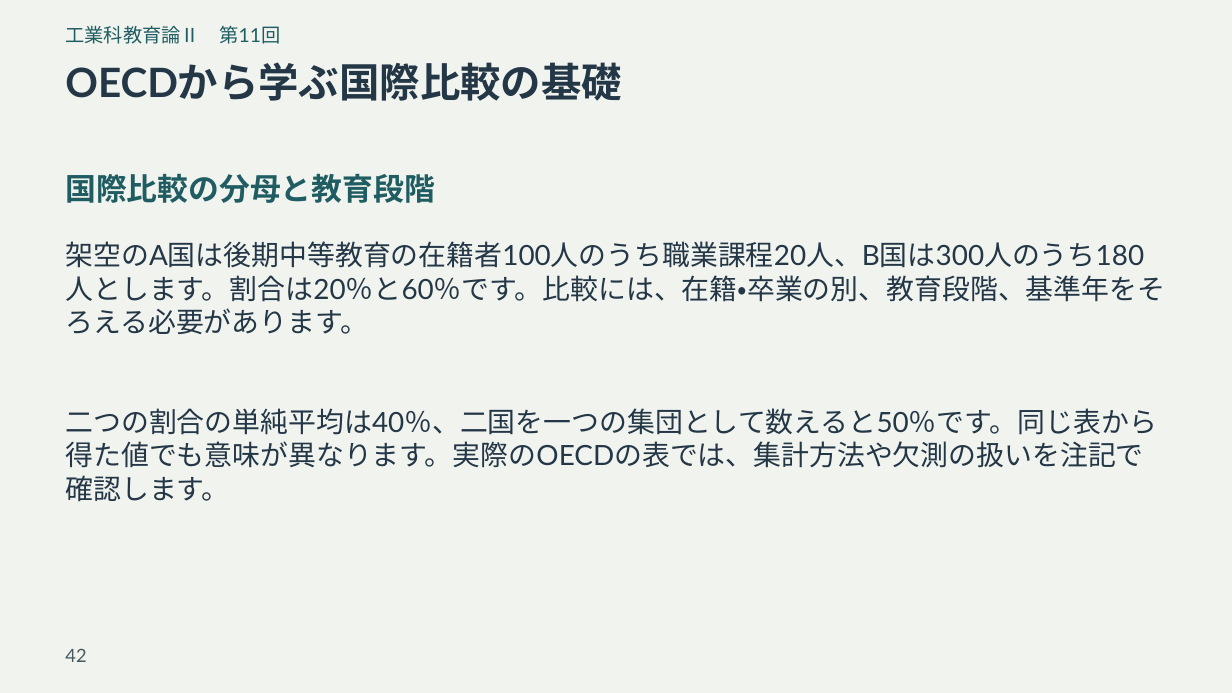
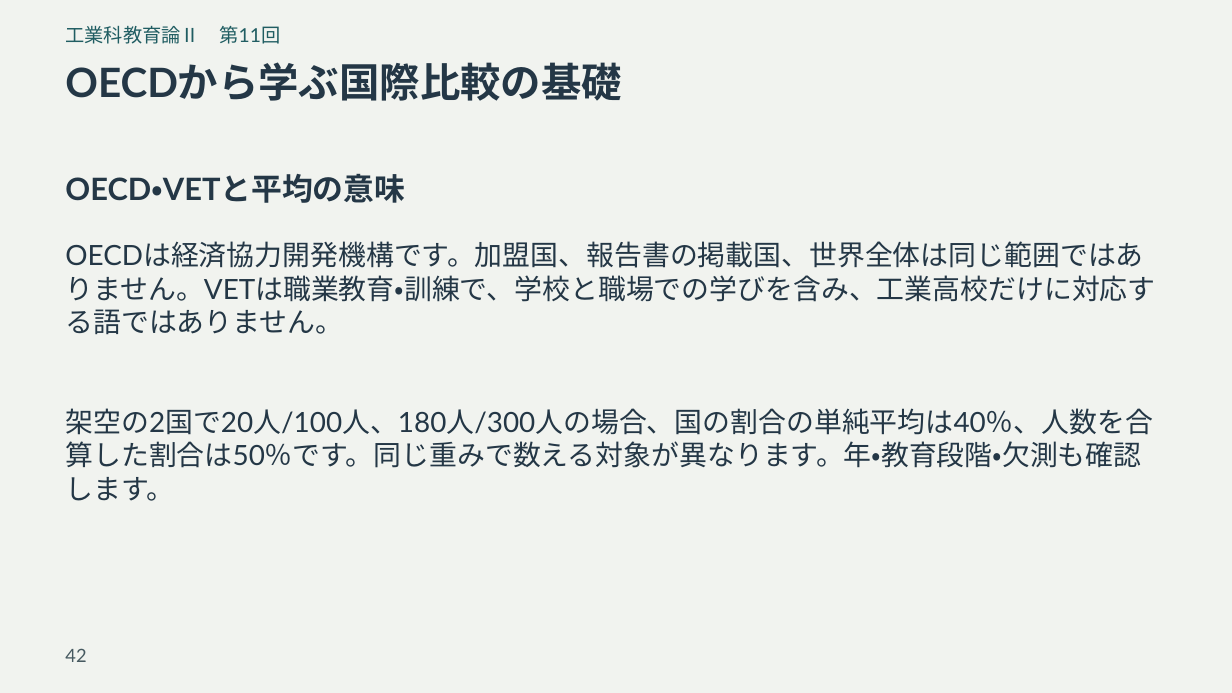
Before and after one commit to zooc-14calbp/industrial-education-ii, a slide deck: slide 42 of reorganized/20261105/expanded/slides.pptx. Drawn at 1232x693 pixels with LibreOffice and Linux fonts; fonts in the diff are those of the drawing. Boxes give left, top, right and bottom in pixels: in the first picture for what was removed or moved away, otherwise in the second. Text is boxed around its words. In the diff, an @@ line names an element or a change of style, - is before the commit and + after.

```diff
--- a/reorganized/20261105/expanded/slides.pptx
+++ b/reorganized/20261105/expanded/slides.pptx
@@ text at bbox=[65, 174, 405, 203]: text changed; text colour #205D62 to #243746 @@
-国際比較の分母と教育段階
+OECD・VETと平均の意味
@@ text at bbox=[65, 241, 1155, 335]: text changed @@
-架空のA国は後期中等教育の在籍者100人のうち職業課程20人、B国は300人のうち180人とします。割合は20％と60％です。比較には、在籍・卒業の別、教育段階、基準年をそろえる必要があります。
+OECDは経済協力開発機構です。加盟国、報告書の掲載国、世界全体は同じ範囲ではありません。VETは職業教育・訓練で、学校と職場での学びを含み、工業高校だけに対応する語ではありません。
@@ text at bbox=[65, 408, 1153, 501]: text changed @@
-二つの割合の単純平均は40％、二国を一つの集団として数えると50％です。同じ表から得た値でも意味が異なります。実際のOECDの表では、集計方法や欠測の扱いを注記で確認します。
+架空の2国で20人/100人、180人/300人の場合、国の割合の単純平均は40％、人数を合算した割合は50％です。同じ重みで数える対象が異なります。年・教育段階・欠測も確認します。
```
Also in this commit, not shown: 48 other slides changed, 13 other files.
